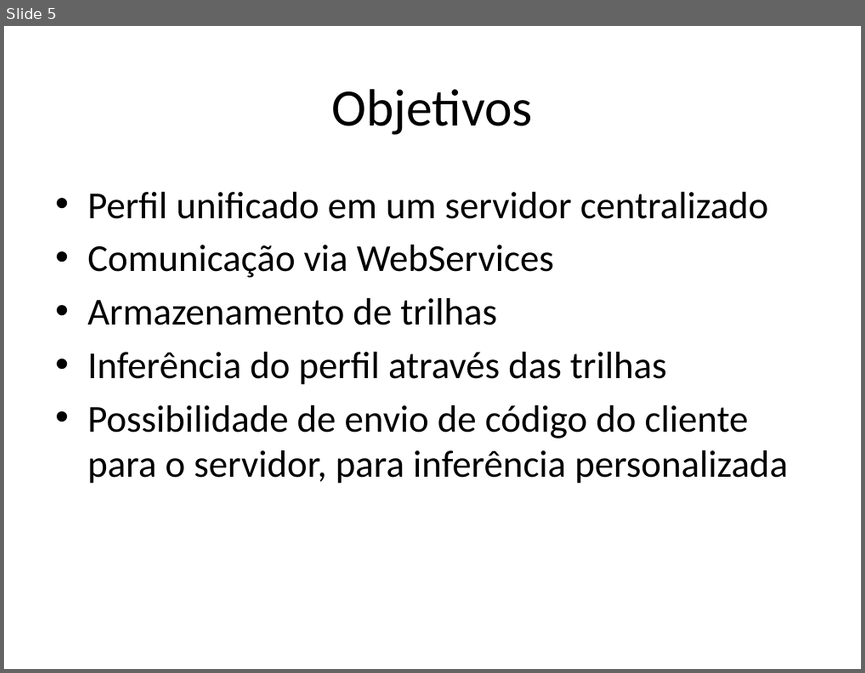
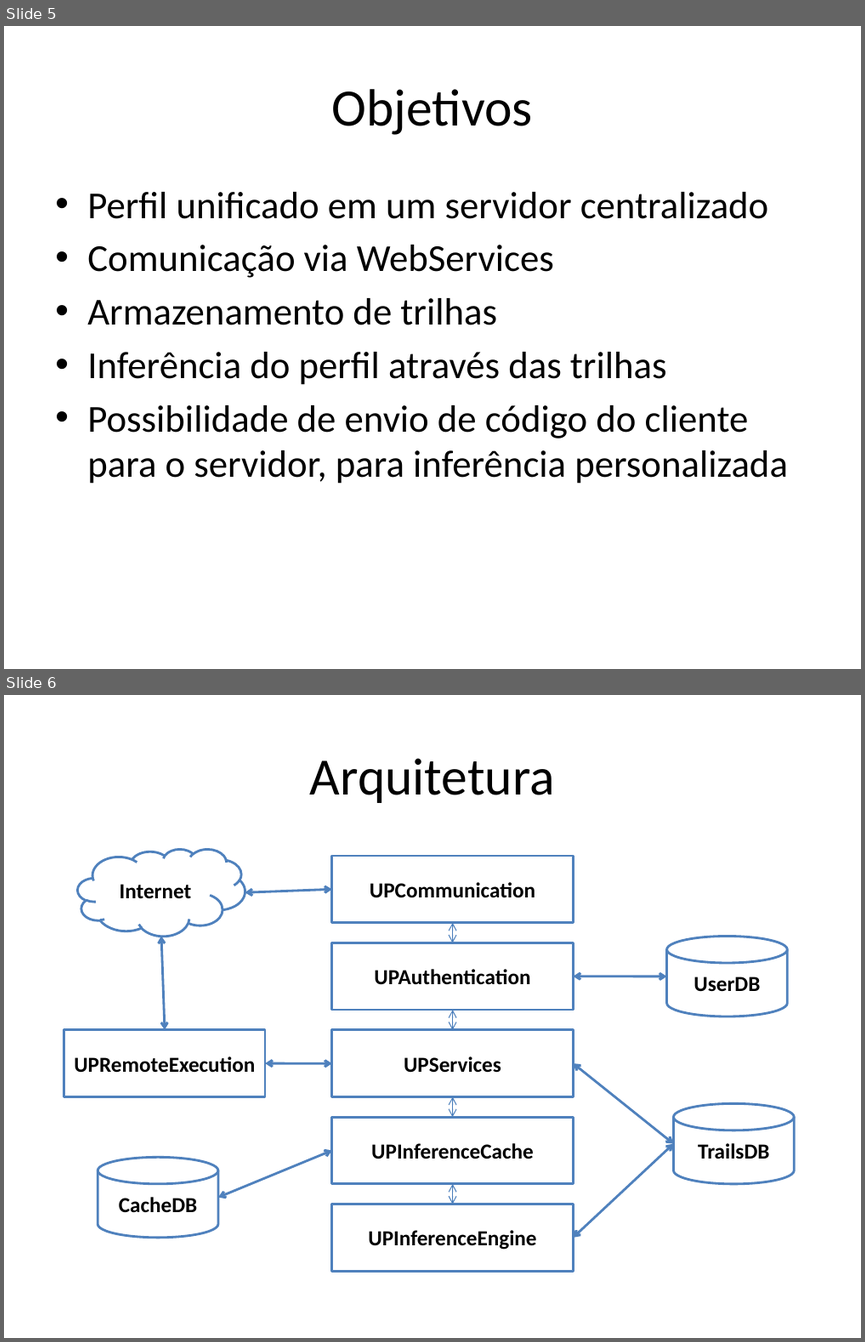
Before and after one commit to andrenho/andrenho, a slide deck: academia/trabalhos/UbiPerson.pptx. Shown one above the other, each under a label of ours: slide 5 before the commit, slides 5 and 6 after it. The pictures are 865x673 and 865x1342 pixels, drawn with LibreOffice and Linux fonts; fonts in the diff are those of the drawing. Boxes give left, top, right and bottom in pixels: in the first picture for what was removed or moved away, otherwise in the second. Text is boxed around its words. In the diff, an @@ line names an element or a change of style, - is before the commit and + after.

```diff
--- a/academia/trabalhos/UbiPerson.pptx
+++ b/academia/trabalhos/UbiPerson.pptx
@@ slide 6 added at bbox=[4, 695, 861, 1338], background #FFFFFF @@
@@ title added at bbox=[310, 758, 555, 803], 44 pt, text #000000 @@
+Arquitetura
@@ cloud added at bbox=[78, 849, 245, 936], fill #FFFFFF, outline #4F81BD 2 pt, 18 pt, text #000000, bold @@
+Internet
@@ rectangle added at bbox=[332, 855, 573, 922], fill #FFFFFF, outline #4F81BD 2 pt, 18 pt, text #000000, bold @@
+UPCommunication
@@ double arrow added from (245, 892) to (332, 890), #4F81BD 2 pt @@
@@ double arrow added from (453, 923) to (452, 942), #4B7EBC 0.75 pt @@
@@ double arrow added from (164, 1030) to (161, 936), #4F81BD 2 pt @@
@@ rectangle added at bbox=[332, 942, 573, 1009], fill #FFFFFF, outline #4F81BD 2 pt, 18 pt, text #000000, bold @@
+UPAuthentication
@@ cylinder added at bbox=[666, 936, 787, 1016], fill #FFFFFF, outline #4F81BD 2 pt, 18 pt, text #000000, bold @@
+UserDB
@@ double arrow added from (573, 976) to (666, 976), #4F81BD 2 pt @@
@@ double arrow added from (453, 1009) to (452, 1030), #4B7EBC 0.75 pt @@
@@ rectangle added at bbox=[64, 1030, 264, 1097], fill #FFFFFF, outline #4F81BD 2 pt, 18 pt, text #000000, bold @@
+UPRemoteExecution
@@ rectangle added at bbox=[332, 1030, 573, 1097], fill #FFFFFF, outline #4F81BD 2 pt, 18 pt, text #000000, bold @@
+UPServices
@@ double arrow added from (265, 1063) to (332, 1063), #4F81BD 2 pt @@
@@ double arrow added from (573, 1063) to (673, 1143), #4F81BD 2 pt @@
@@ double arrow added from (453, 1097) to (452, 1117), #4B7EBC 0.75 pt @@
@@ rectangle added at bbox=[332, 1117, 573, 1184], fill #FFFFFF, outline #4F81BD 2 pt, 18 pt, text #000000, bold @@
+UPInferenceCache
@@ cylinder added at bbox=[673, 1104, 794, 1185], fill #FFFFFF, outline #4F81BD 2 pt, 18 pt, text #000000, bold @@
+TrailsDB
@@ double arrow added from (218, 1197) to (332, 1150), #4F81BD 2 pt @@
@@ double arrow added from (673, 1143) to (573, 1237), #4F81BD 2 pt @@
@@ cylinder added at bbox=[98, 1157, 218, 1237], fill #FFFFFF, outline #4F81BD 2 pt, 18 pt, text #000000, bold @@
+CacheDB
@@ rectangle added at bbox=[332, 1204, 573, 1270], fill #FFFFFF, outline #4F81BD 2 pt, 18 pt, text #000000, bold @@
+UPInferenceEngine
@@ double arrow added from (453, 1184) to (452, 1204), #4B7EBC 0.75 pt @@
```
Also in this commit, not shown: 9 slides changed, 2 other slides added, 2 slides removed, 1 other file.
